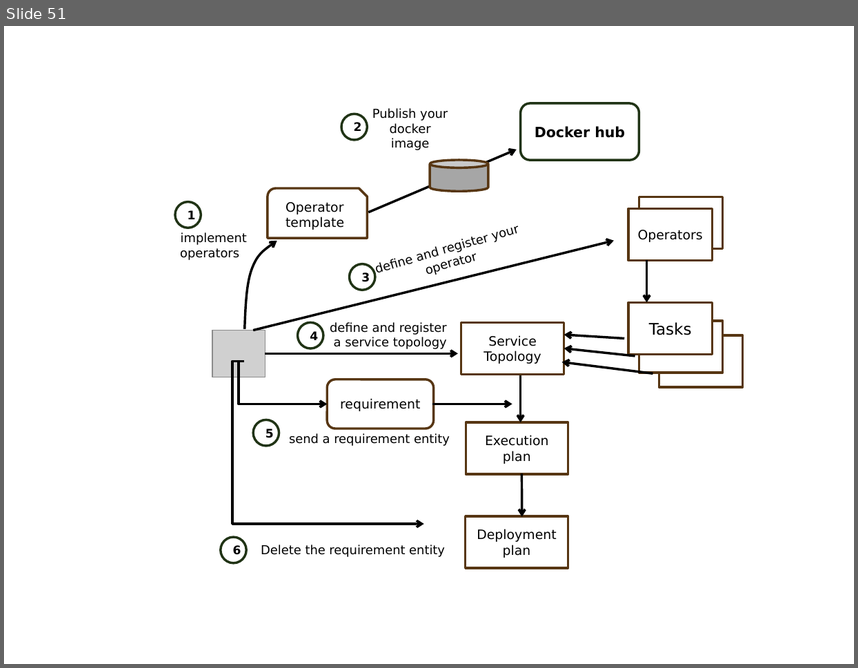
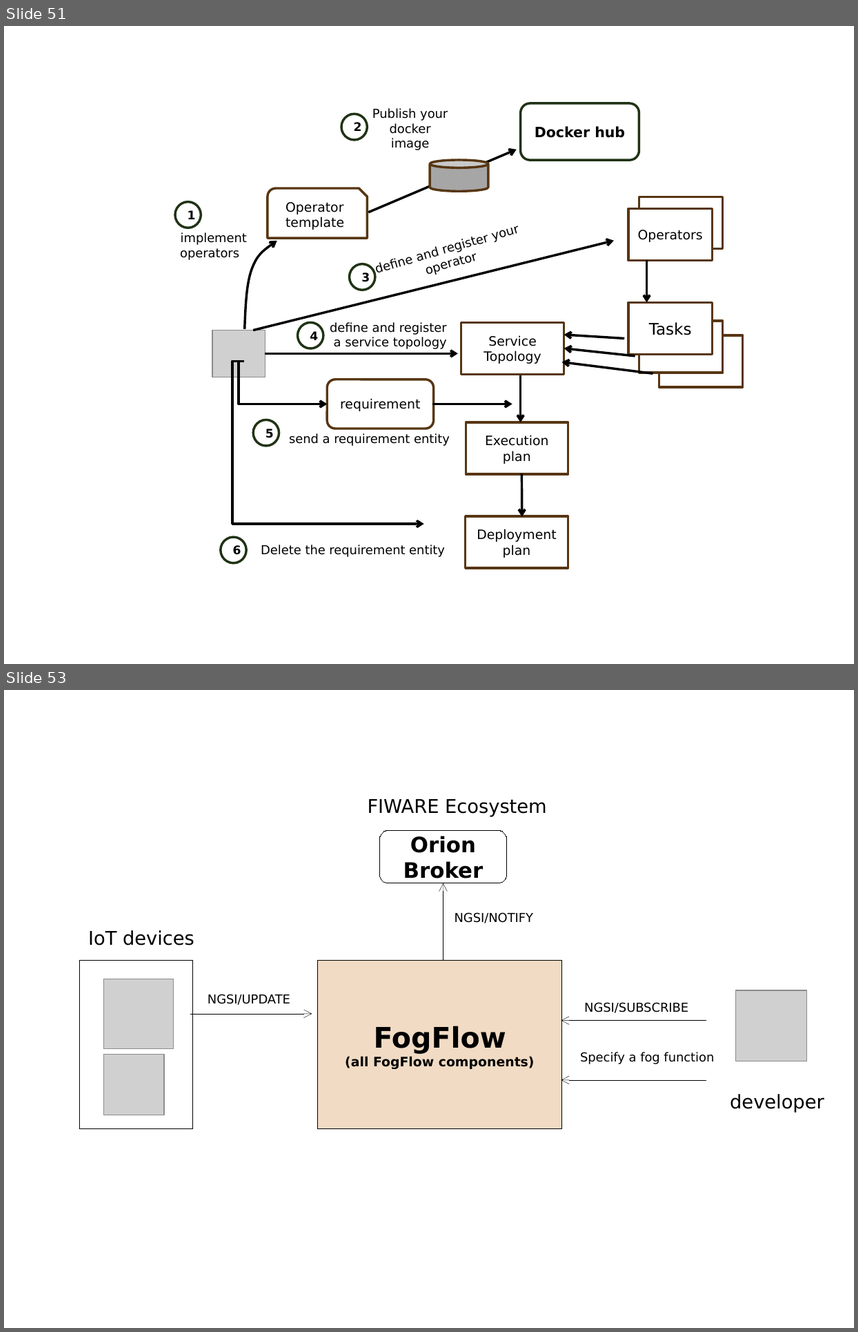
Before and after one commit to smartfog/fogflow, a slide deck: doc/en/source/figures/figures.pptx. Shown one above the other, each under a label of ours: slide 51 before the commit, slides 51 and 53 after it; the slides between them are not shown. The pictures are 858x668 and 858x1332 pixels, drawn with LibreOffice and Linux fonts; fonts in the diff are those of the drawing; grey boxes stand for pictures. Boxes give left, top, right and bottom in pixels: in the first picture for what was removed or moved away, otherwise in the second. Text is boxed around its words. In the diff, an @@ line names an element or a change of style, - is before the commit and + after.

```diff
--- a/doc/en/source/figures/figures.pptx
+++ b/doc/en/source/figures/figures.pptx
@@ slide 53 added at <box>4,690,854,1328</box>, background #FFFFFF @@
@@ text added at <box>368,799,547,817</box>, 16 pt, text #000000 @@
+FIWARE Ecosystem
@@ rounded rectangle added at <box>380,830,506,883</box>, outline #000000 0.75 pt, 18 pt, text #000000, bold @@
+Orion
+Broker
@@ arrow added from (444, 960) to (444, 883), #000000 0.25 pt @@
@@ text added at <box>455,912,533,923</box>, 10.5 pt, text #000000 @@
+NGSI/NOTIFY
@@ text added at <box>88,930,194,945</box>, 16 pt, text #000000 @@
+IoT devices
@@ rectangle added at <box>80,960,192,1127</box>, outline #000000 0.75 pt @@
@@ picture added at <box>103,979,173,1049</box> @@
@@ rectangle added at <box>318,960,562,1127</box>, fill #F1DBC4, outline #000000 0.75 pt, 11 pt, text #000000, bold @@
+FogFlow
+(all FogFlow components)
@@ text added at <box>208,994,290,1005</box>, 10.5 pt, text #000000 @@
+NGSI/UPDATE
@@ picture added at <box>736,990,806,1061</box> @@
@@ arrow added from (190, 1014) to (312, 1014), #000000 0.25 pt @@
@@ arrow added from (706, 1020) to (561, 1020), #000000 0.25 pt @@
@@ text added at <box>584,1002,688,1013</box>, 10.5 pt, text #000000 @@
+NGSI/SUBSCRIBE
@@ picture added at <box>103,1054,164,1114</box> @@
@@ text added at <box>580,1052,714,1064</box>, 10.5 pt, text #000000 @@
+Specify a fog function
@@ arrow added from (706, 1080) to (561, 1080), #000000 0.25 pt @@
@@ text added at <box>730,1094,824,1112</box>, 16 pt, text #000000 @@
+developer
```
Also in this commit, not shown: 1 other slide added, 1 other file.
